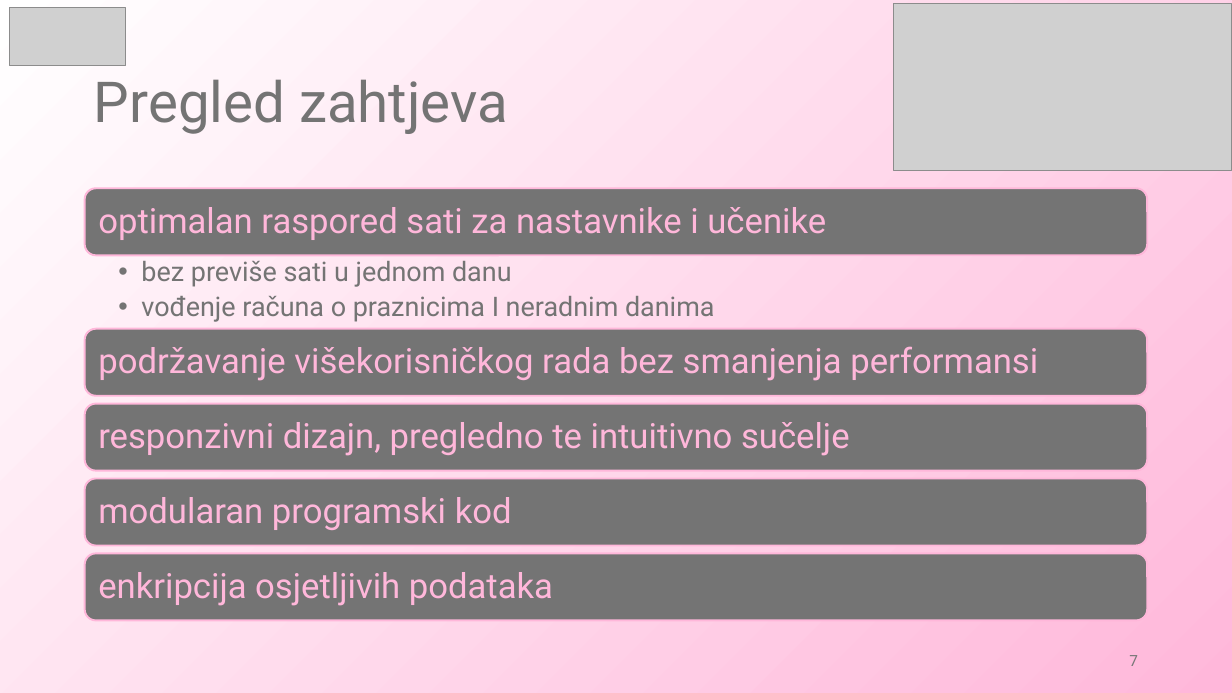
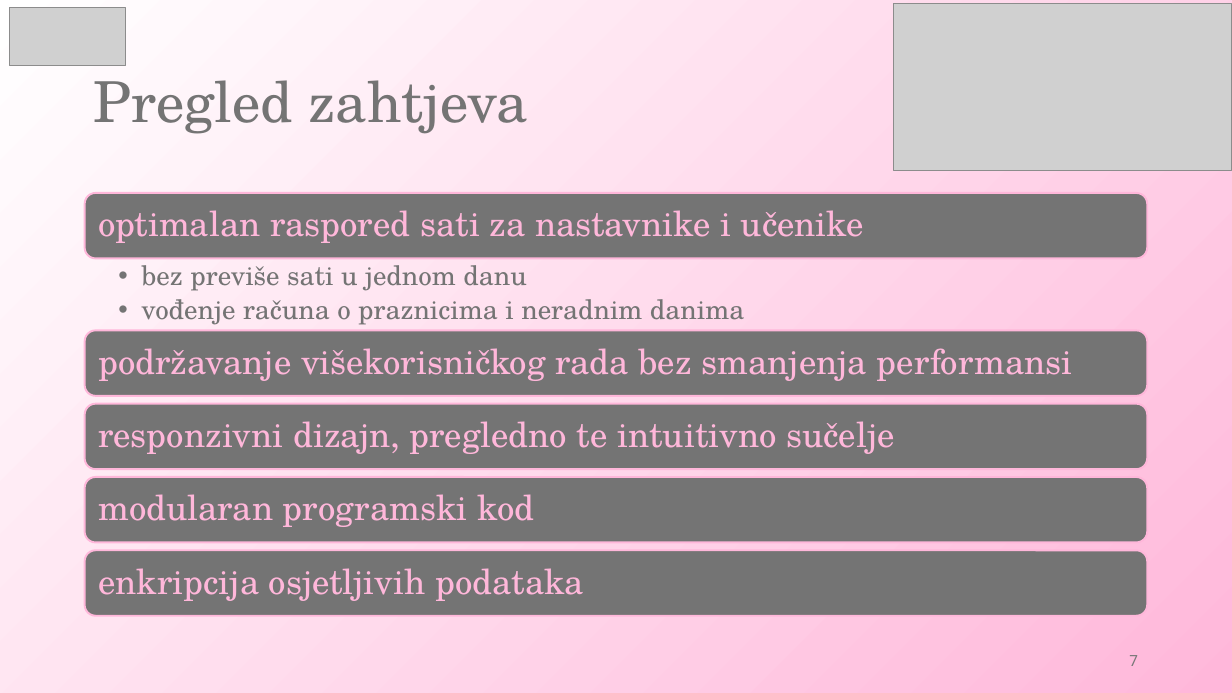
Before and after one commit to bornaodobasic/eduhub, a slide deck: slide 7 of Dokumentacija/PROINZ_TG09.3_EduHub.pptx. Drawn at 1232x693 pixels with LibreOffice and Linux fonts; fonts in the diff are those of the drawing; grey boxes stand for pictures. Boxes give left, top, right and bottom in pixels: in the first picture for what was removed or moved away, otherwise in the second. Text is boxed around its words. In the diff, an @@ line names an element or a change of style, - is before the commit and + after.

```diff
--- a/Dokumentacija/PROINZ_TG09.3_EduHub.pptx
+++ b/Dokumentacija/PROINZ_TG09.3_EduHub.pptx
@@ rounded rectangle: place and size @@
-rounded rectangle at [85, 189, 1148, 256]
+rounded rectangle at [85, 193, 1148, 259]
@@ font Roboto to TeX Gyre Schola in 6 elements at [94, 80, 528, 134], [98, 421, 894, 454], [98, 348, 1073, 381], [98, 494, 534, 527], [98, 568, 584, 601], [98, 210, 864, 243] @@
@@ text at [141, 265, 526, 291]: font Roboto to TeX Gyre Schola in "bez previše sati u jednom danu" @@
@@ text at [141, 299, 744, 325]: text changed; font Roboto to TeX Gyre Schola @@
-  • vođenje računa o praznicima I neradnim danima
+  • vođenje računa o praznicima i neradnim danima
@@ rounded rectangle: place and size @@
-rounded rectangle at [85, 554, 1148, 621]
+rounded rectangle at [85, 551, 1148, 616]
```
Also in this commit, not shown: 11 other slides changed.
